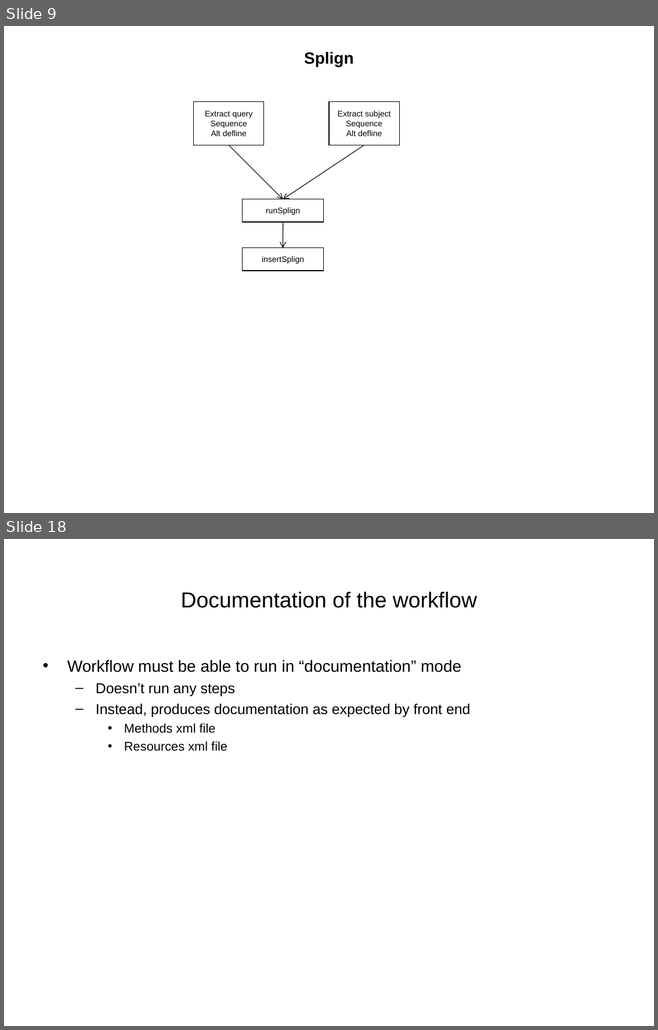
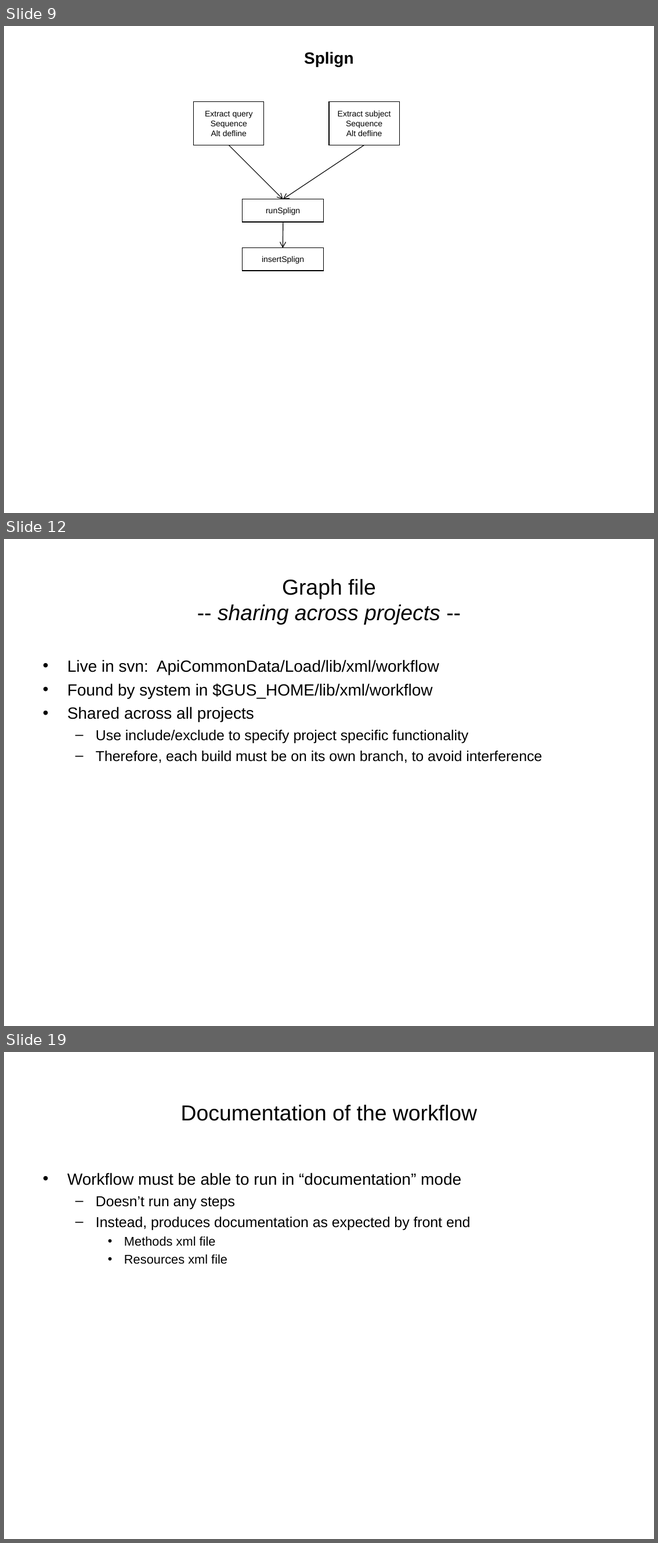
Before and after one commit to VEuPathDB/ApiCommonData, a slide deck: Load/doc/workflow/plasmodb/7.7/ApiWorkFlow.ppt. Shown one above the other, each under a label of ours: slides 9 and 18 before the commit, slides 9, 12 and 19 after it; the slides between them are not shown. The pictures are 658x1030 and 658x1543 pixels, drawn with LibreOffice and Linux fonts; fonts in the diff are those of the drawing. Boxes give left, top, right and bottom in pixels: in the first picture for what was removed or moved away, otherwise in the second. Text is boxed around its words. In the diff, an @@ line names an element or a change of style, - is before the commit and + after.

```diff
--- a/Load/doc/workflow/plasmodb/7.7/ApiWorkFlow.ppt
+++ b/Load/doc/workflow/plasmodb/7.7/ApiWorkFlow.ppt
@@ slide 12 added at (4,539,654,1026), background #FFFFFF @@
@@ title added at (217,579,440,625), 24 pt, text #000000, italic @@
+Graph file
+-- sharing across projects --
@@ text added at (67,660,542,763), 16 pt, text #000000 @@
+• Live in svn: ApiCommonData/Load/lib/xml/workflow
+• Found by system in $GUS_HOME/lib/xml/workflow
+• Shared across all projects
+  – Use include/exclude to specify project specific functionality
+  – Therefore, each build must be on its own branch, to avoid interference
@@ what was slide 18 is now slide 19 @@
```
Also in this commit, not shown: 8 slides changed, 3 other slides added, 1 slide removed, 4 other files.
